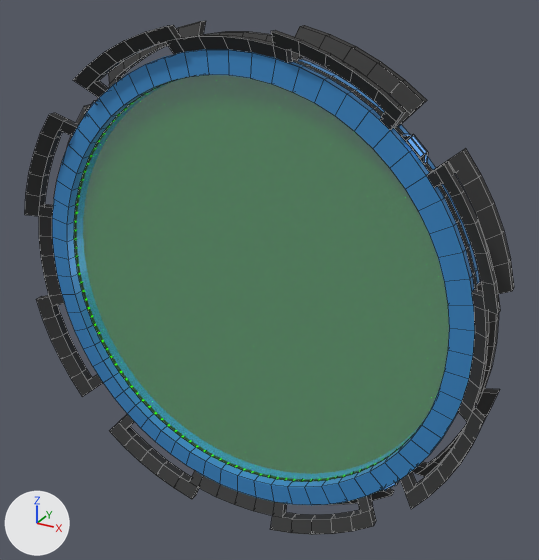
One commit to the Blender file Blender Files/Checkpoint_ring_Finish.blend: the scene before it, then after it.
Camera for both pictures: a camera (50 mm lens) standing at (41.0, -67.6, 36.4) and looking at (2.6, 2.2, 1.5). Every picture has the same lights, and +X, +Y and +Z are marked at lower left. The first picture is the older version. Mesh edges are drawn as thin lines.

The scene before the commit, as lines of its bpy script (objects in view):
```python
ob_checkpoint_ring = bpy.data.objects.new('Checkpoint Ring', me_cylinder)
ob_checkpoint_ring.location = (0.0, 0.0, 0.0)
ob_checkpoint_ring.rotation_euler = (1.571, 0.0, 0.0)  # degrees (90, 0, 0)
ob_semi_transparent_checkpoint_inside = bpy.data.objects.new('Semi-transparent checkpoint inside', me_cylinder_001)
ob_semi_transparent_checkpoint_inside.location = (0.0, 0.0, 0.0)
ob_semi_transparent_checkpoint_inside.rotation_euler = (-1.571, 0.0, 0.0)  # degrees (-90, 0, 0)
```
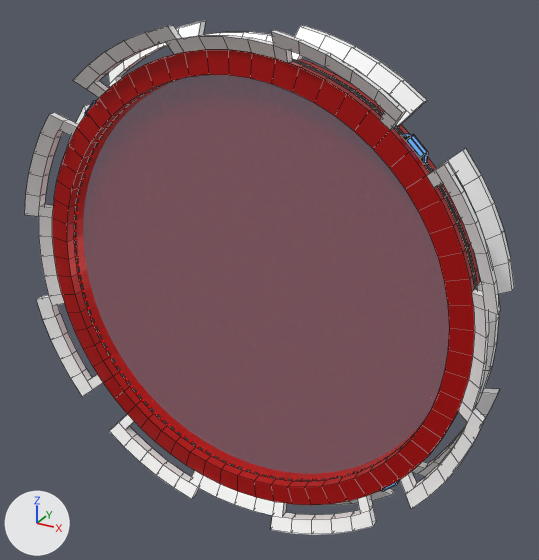
Commit message: Create preliminary control schemes for all rings.

Edits to the bpy script that builds the scene:
```text
Change mat_main:
    mat_main.base_color: (0.0563, 0.302, 0.691) -> (0.523, 0.0, 0.0)  # blue #4395d9 -> red #bf0000
Change mat_secondary:
    mat_secondary.base_color: (0.0732, 0.0732, 0.0732) -> (1.0, 1.0, 1.0)  # dark grey #4c4c4c -> white #ffffff
Change mat_checkpoint_transparent_inside:
    mat_checkpoint_transparent_inside.base_color: (0.0433, 1.0, 0.0) -> (1.0, 0.0, 0.0)  # green #3bff00 -> red #ff0000
```

Where the change shows, as pixel boxes (x1, y1, x2, y2) in the pictures (539 x 560 px):
'Semi-transparent checkpoint inside', recoloured
    both: (74, 75, 449, 482)
'Checkpoint Ring', recoloured
    both: (25, 21, 514, 535)
